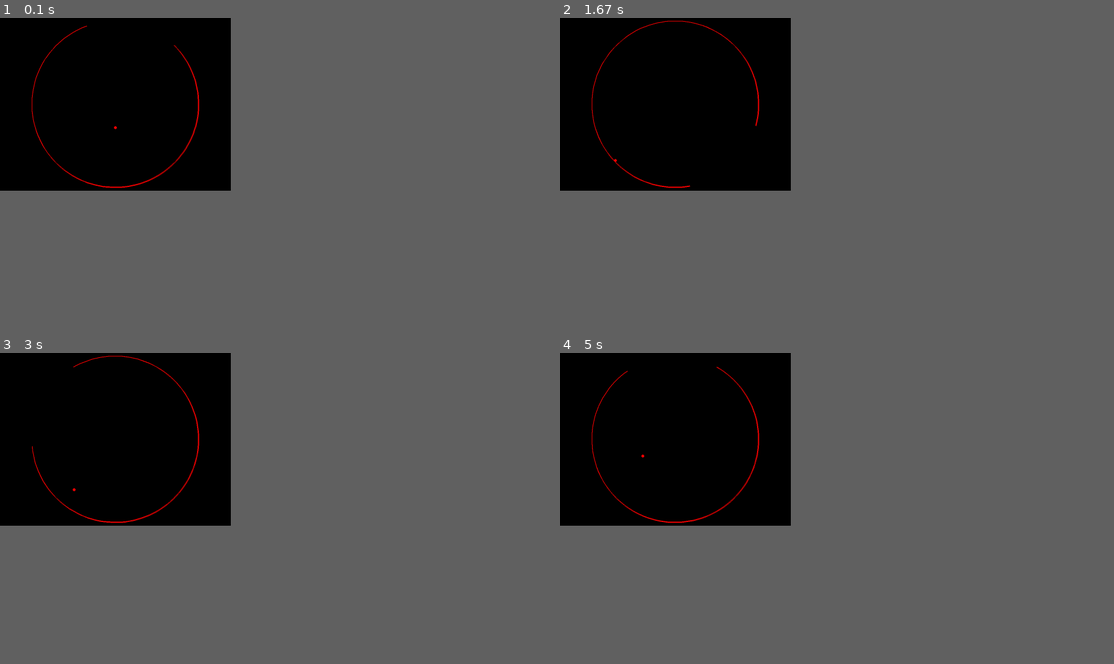
Above: before the commit, frames 1-4 (two rows, left to right).
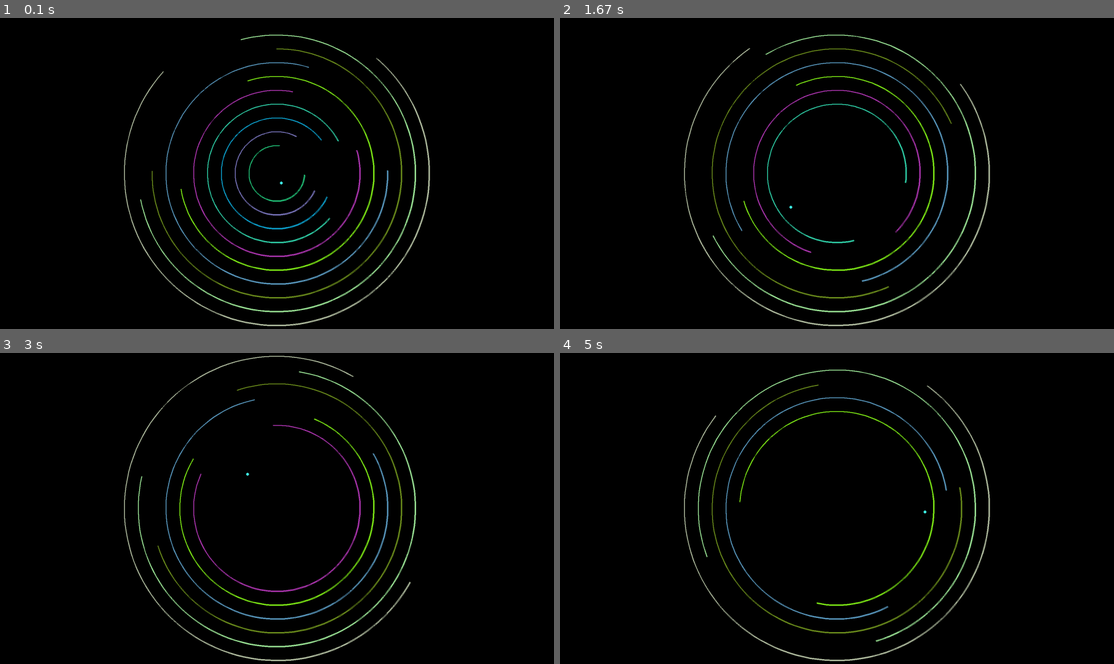
Above: after the commit, the same moments.

Repository: ThisisAqib/ball_bouncer_pygame
Game: pygame game, started from src/main.py
Two runs of this game, one before a commit and one after it. Both use one fixed random seed, a clock stepped at 60 frames per second and the inputs below.
Inputs:
- Up to frame 1 (0.1 s): no input
- Up to frame 2 (1.67 s): no input
- Up to frame 3 (3 s): no input
- Up to frame 4 (5 s): no input
In our replay, the window is 375x281 before the commit and 900x506 after it. These sizes can differ from the game's own. Grey fills any space a smaller window leaves; there, only what the larger window draws over its background counts as a difference.

The runs differ from the first frame. In frame 1, 4.6% of the frame differs, in the area x 5-78%, y 2-100%; in frame 2, 3.9%; in frame 3, 3.6%; in frame 4, 3.2%.

Commit message:
added multiple boundaries

Diff:
--- a/src/ball_bouncer/ball.py
+++ b/src/ball_bouncer/ball.py
@@ -21,21 +21,11 @@
     position_y: float = 0
     speed_x: float = 0
     speed_y: float = 15
+    color: tuple[int, int, int] = (255, 0, 0)
     radius: int = 5
     elasticity: float = 1.0
     gravity: float = 2.0
 
-
-@dataclass
-class BallSettings:
-    """
-    Settings for the ball, including its size, speed, and physics properties.
-    """
-
-    radius: int
-    initial_speed: int
-    elasticity: float
-    gravity: float
 
 
 class Ball:
@@ -53,6 +43,7 @@
         self.position_y = config.position_y
         self.speed_x = config.speed_x
         self.speed_y = config.speed_y
+        self.color = config.color
         self.radius = config.radius
         self.elasticity = config.elasticity
         self.gravity = config.gravity
--- a/src/ball_bouncer/config.py
+++ b/src/ball_bouncer/config.py
@@ -5,10 +5,5 @@
 that can be reused across different parts of the project.
 """
 
-# Colors
-BLACK = (0, 0, 0)
-RED = (255, 0, 0)
-WHITE = (255, 255, 255)
-
 # Sound settings
 SOUND_FILE = r"assets\sounds\beep.mp3"
--- a/src/ball_bouncer/game.py
+++ b/src/ball_bouncer/game.py
@@ -1,26 +1,30 @@
-"""
-Game module for the Ball Bouncer Game.
-
-This module handles the game logic, rendering, and interaction between
-the ball and the boundary arc.
-"""
 import math
 import sys
+import random
 from dataclasses import dataclass
 
 import pygame
 
-from .config import SOUND_FILE, RED, BLACK
-from .ball import Ball, BallConfig, BallSettings
+from . import utils
+from .config import SOUND_FILE
+from .ball import Ball, BallConfig
 from .boundary import BoundaryArc, BoundaryConfig
 
+
+@dataclass
+class BallSettings:
+    """
+    Settings for the ball, including its size, speed, and physics properties.
+    """
+
+    radius: int
+    initial_speed: int
+    elasticity: float
+    gravity: float
 
 @dataclass
 class GameConfig:
-    """
-    Configuration for the game, including screen size, ball settings, and other parameters.
-    """
-
+    """Configuration for the game, including screen size, ball settings, and other parameters."""
     width: int
     height: int
     ball_settings: BallSettings
@@ -29,8 +33,9 @@
     angle_speed: float
 
 
+
 class Game:
-    """Class to manage the game logic and rendering."""
+    """Class to manage the game logic, rendering, and interaction between the ball and boundaries."""
 
     def __init__(self, config: GameConfig):
         """
@@ -39,7 +44,7 @@
         Args:
             config: GameConfig object containing all settings.
         """
-        pygame.init()  # pylint: disable=no-member
+        pygame.init()
         pygame.mixer.init()
 
         self.config = config
@@ -47,108 +52,168 @@
         pygame.display.set_caption("Ball Bouncer Game")
         self.clock = pygame.time.Clock()
 
-        self.ball = Ball(
+        # Initialize ball
+        self.ball = self._create_ball()
+
+        self.test_sound = pygame.mixer.Sound(SOUND_FILE)
+
+        # Initialize boundaries
+        self.boundaries = self._create_boundaries()
+
+        self.running = True
+
+    def _create_ball(self) -> Ball:
+        """Creates and returns a Ball instance."""
+        return Ball(
             config=BallConfig(
-                position_x=config.width // 2,
-                position_y=config.height // 2,
+                position_x=self.config.width // 2,
+                position_y=self.config.height // 2,
                 speed_x=0,
-                speed_y=config.ball_settings.initial_speed,
-                radius=config.ball_settings.radius,
-                elasticity=config.ball_settings.elasticity,
-                gravity=config.ball_settings.gravity,
+                speed_y=self.config.ball_settings.initial_speed,
+                color=utils.generate_non_black_color(brightness_threshold=150),
+                radius=self.config.ball_settings.radius,
+                elasticity=self.config.ball_settings.elasticity,
+                gravity=self.config.ball_settings.gravity,
             )
         )
 
-        self.test_sound = pygame.mixer.Sound(SOUND_FILE)
-
-        self.boundary = BoundaryArc(
-            config=BoundaryConfig(
-                center_x=config.width // 2,
-                center_y=config.height // 2,
-                radius=min(config.width, config.height) // 2 - 10,
-                start_angle=math.radians(95),
-                end_angle=math.radians(390),
-                rotation_speed=config.angle_speed,
-                color=RED,
-                width=2,
-            )
-        )
-
-        self.running = True
+    def _create_boundaries(self) -> list:
+        """Creates and returns a list of boundary arcs with random angles, rotation speeds, and colors."""
+        base_radius = min(self.config.width, self.config.height) // 2 - 10
+        # Select a random number of boundaries (e.g., between 5 and 10)
+        num_boundaries = random.randint(10, 15)
+
+        # Calculate radius step based on the number of boundaries
+        radius_step = base_radius // (num_boundaries + 1)
+        print(radius_step)
+
+        boundaries = []
+        for i in range(num_boundaries):
+            radius = base_radius - (i * radius_step)
+            if radius <= 0:
+                break  # Stop if radius becomes non-positive
+
+            # Calculate start and end angles with some randomness
+            start_angle = math.radians(random.randint(0, 180))
+            end_angle = start_angle + math.radians(random.randint(270, 300))
+
+            # Randomize rotation speed
+            rotation_speed = random.uniform(0.05, 0.2)
+
+            # Generate a non-black color for the boundary
+            boundary_color = utils.generate_non_black_color()
+
+            boundaries.append(
+                BoundaryArc(
+                    config=BoundaryConfig(
+                        center_x=self.config.width // 2,
+                        center_y=self.config.height // 2,
+                        radius=radius,
+                        start_angle=start_angle,
+                        end_angle=end_angle,
+                        rotation_speed=rotation_speed,
+                        color=boundary_color,
+                        width=3,
+                    )
+                )
+            )
+
+        return boundaries
+
 
     def handle_events(self):
-        """Handle the events such as quitting the game."""
+        """Handles events such as quitting the game."""
         for event in pygame.event.get():
-            if event.type == pygame.QUIT:  # pylint: disable=no-member
+            if event.type == pygame.QUIT:
                 self.running = False
 
     def check_collisions(self):
-        """Check for collisions between the ball and the boundary."""
-        if self.boundary.is_point_outside_boundary(
-            self.ball.position_x, self.ball.position_y, self.config.ball_settings.radius
-        ):
+        """Checks for collisions between the ball and boundaries."""
+        # for boundary in self.boundaries[:]:  # Copy the list for safe iteration while modifying
+        if self.boundaries:
+            boundary = self.boundaries[-1]
+            if boundary.is_point_outside_boundary(self.ball.position_x, self.ball.position_y, self.config.ball_settings.radius):
+                self._handle_ball_boundary_collision(boundary)
+
+    def _handle_ball_boundary_collision(self, boundary: BoundaryArc):
+        """Handles the ball's collision with a boundary."""
+        if boundary.is_point_in_empty_arc(self.ball.position_x, self.ball.position_y):
+            self.test_sound.play()
+            print("Ball hit the empty area!")
+
+            # Remove the boundary after collision
+            self.boundaries.remove(boundary)
+        else:
             distance = math.sqrt(
-                (self.ball.position_x - self.boundary.config.center_x) ** 2
-                + (self.ball.position_y - self.boundary.config.center_y) ** 2
-            )
-            normal_x = (self.ball.position_x - self.boundary.config.center_x) / distance
-            normal_y = (self.ball.position_y - self.boundary.config.center_y) / distance
+                (self.ball.position_x - boundary.config.center_x) ** 2
+                + (self.ball.position_y - boundary.config.center_y) ** 2
+            )
+            normal_x = (self.ball.position_x - boundary.config.center_x) / distance
+            normal_y = (self.ball.position_y - boundary.config.center_y) / distance
 
             self.ball.reflect_off_boundary(normal_x, normal_y)
 
-            # Check if the ball is in the empty arc
-            if self.boundary.is_point_in_empty_arc(
-                self.ball.position_x, self.ball.position_y
-            ):
-                self.test_sound.play()
-
     def keep_ball_within_boundary(self):
-        """Ensure the ball stays within the boundary."""
-        distance = math.sqrt(
-            (self.ball.position_x - self.boundary.config.center_x) ** 2
-            + (self.ball.position_y - self.boundary.config.center_y) ** 2
-        )
-        if distance + self.config.ball_settings.radius > self.boundary.config.radius:
-            excess = (
-                distance
-                + self.config.ball_settings.radius
-                - self.boundary.config.radius
-            )
-            angle = math.atan2(
-                self.ball.position_y - self.boundary.config.center_y,
-                self.ball.position_x - self.boundary.config.center_x,
-            )
-            self.ball.position_x -= math.cos(angle) * excess
-            self.ball.position_y -= math.sin(angle) * excess
+        """Ensures the ball stays within the active boundary."""
+        # for boundary in self.boundaries:
+        if self.boundaries:
+            boundary = self.boundaries[-1]
+            distance = math.sqrt(
+                (self.ball.position_x - boundary.config.center_x) ** 2
+                + (self.ball.position_y - boundary.config.center_y) ** 2
+            )
+            if distance + self.config.ball_settings.radius > boundary.config.radius:
+                excess = distance + self.config.ball_settings.radius - boundary.config.radius
+                angle = math.atan2(self.ball.position_y - boundary.config.center_y,
+                                    self.ball.position_x - boundary.config.center_x)
+                self.ball.position_x -= math.cos(angle) * excess
+                self.ball.position_y -= math.sin(angle) * excess
 
     def draw(self):
-        """Draw the game objects on the screen."""
-        self.screen.fill(BLACK)
-        self.boundary.draw(self.screen)
-        pygame.draw.circle(
-            self.screen,
-            RED,
-            (int(self.ball.position_x), int(self.ball.position_y)),
-            self.config.ball_settings.radius,
-        )
+        """Draws the game objects on the screen."""
+        self.screen.fill((0, 0, 0))
+        for boundary in self.boundaries:
+            boundary.draw(self.screen)
+
+        pygame.draw.circle(self.screen, self.ball.color, (int(self.ball.position_x), int(self.ball.position_y)), self.config.ball_settings.radius)
+
+    def restart_game(self):
+        """Reset the game state and start over."""
+        self.ball.position_x = self.config.width // 2
+        self.ball.position_y = self.config.height // 2
+        self.ball.speed_x = 0
+        self.ball.speed_y = self.config.ball_settings.initial_speed
+        self.ball.color=utils.generate_non_black_color(brightness_threshold=150),
+
+        # Reinitialize boundaries
+        self.boundaries = self._create_boundaries()
 
     def run(self):
         """Main game loop."""
         while self.running:
             self.handle_events()
 
+            # Check if all boundaries have been removed and restart the game
+            # if not self.boundaries:
+            if self.ball.get_distance_from_center(self.config.width // 2, self.config.height // 2) > min(self.config.width, self.config.height):
+                self.restart_game()
+
             self.ball.update_position()
             self.check_collisions()
-            self.boundary.update_angles()
+            self._update_boundaries()
             self.keep_ball_within_boundary()
 
-            # Apply gravity to the ball
-            self.ball.speed_y += self.config.ball_settings.gravity
+            self.ball.speed_y += self.config.ball_settings.gravity  # Apply gravity
 
             self.draw()
 
             pygame.display.flip()
             self.clock.tick(30)
 
-        pygame.quit()  # pylint: disable=no-member
+        pygame.quit()
         sys.exit()
+
+    def _update_boundaries(self):
+        """Updates the angles of all active boundaries."""
+        for boundary in self.boundaries:
+            boundary.update_angles()
--- /dev/null
+++ b/src/ball_bouncer/utils.py
@@ -0,0 +1,10 @@
+import random
+
+def generate_non_black_color(brightness_threshold=100):
+    while True:
+        r = random.randint(0, 255)
+        g = random.randint(0, 255)
+        b = random.randint(0, 255)
+        brightness = 0.299 * r + 0.587 * g + 0.114 * b  # Perceived brightness formula
+        if brightness > brightness_threshold:  # Adjust threshold as needed
+            return (r, g, b)
--- a/src/main.py
+++ b/src/main.py
@@ -9,16 +9,16 @@
 
 if __name__ == "__main__":
     game_config = GameConfig(
-        width=800,
-        height=600,
+        width=1920,
+        height=1080,
         ball_settings=BallSettings(
             radius=5,
-            initial_speed=25,
-            elasticity=1.0,
+            initial_speed=50,
+            elasticity=1.1,
             gravity=2.0,
         ),
-        speed_adjustment_min=5,
-        speed_adjustment_max=50,
+        speed_adjustment_min=20,
+        speed_adjustment_max=100,
         angle_speed=math.radians(5),
     )
     game = Game(game_config)
